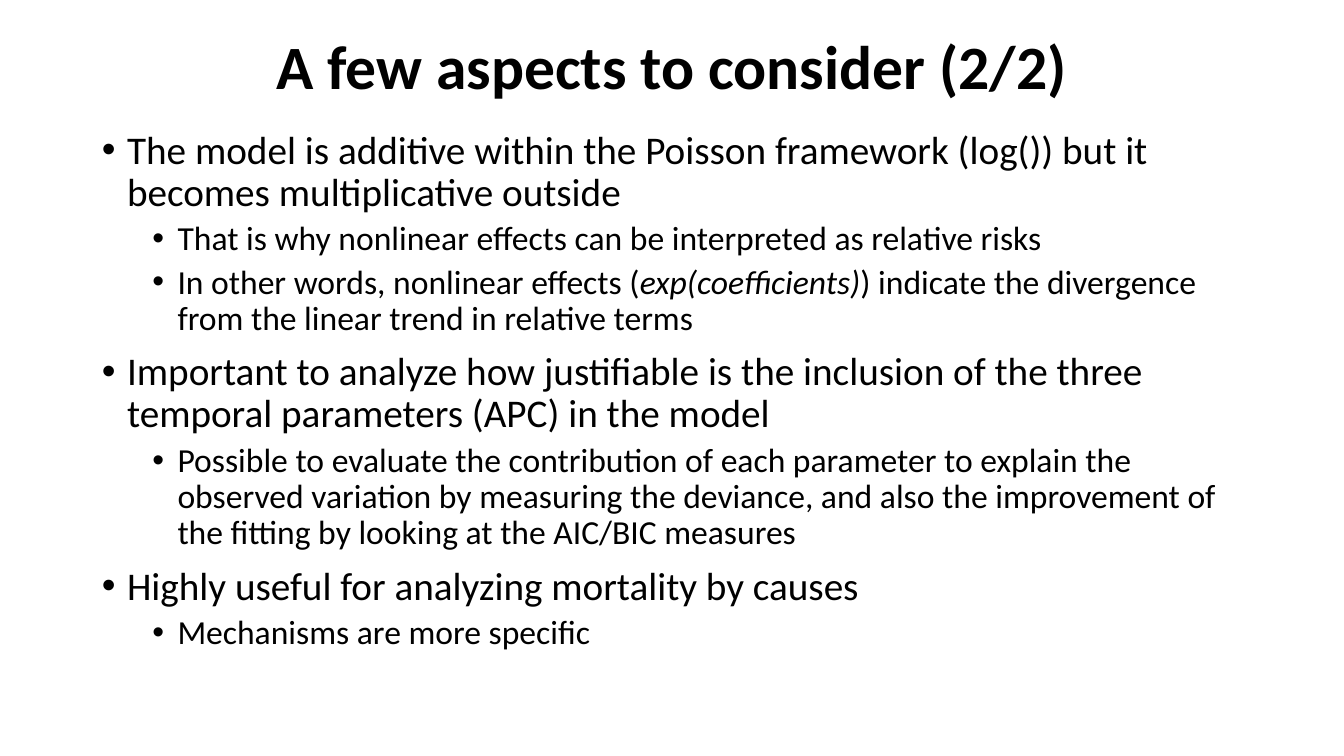
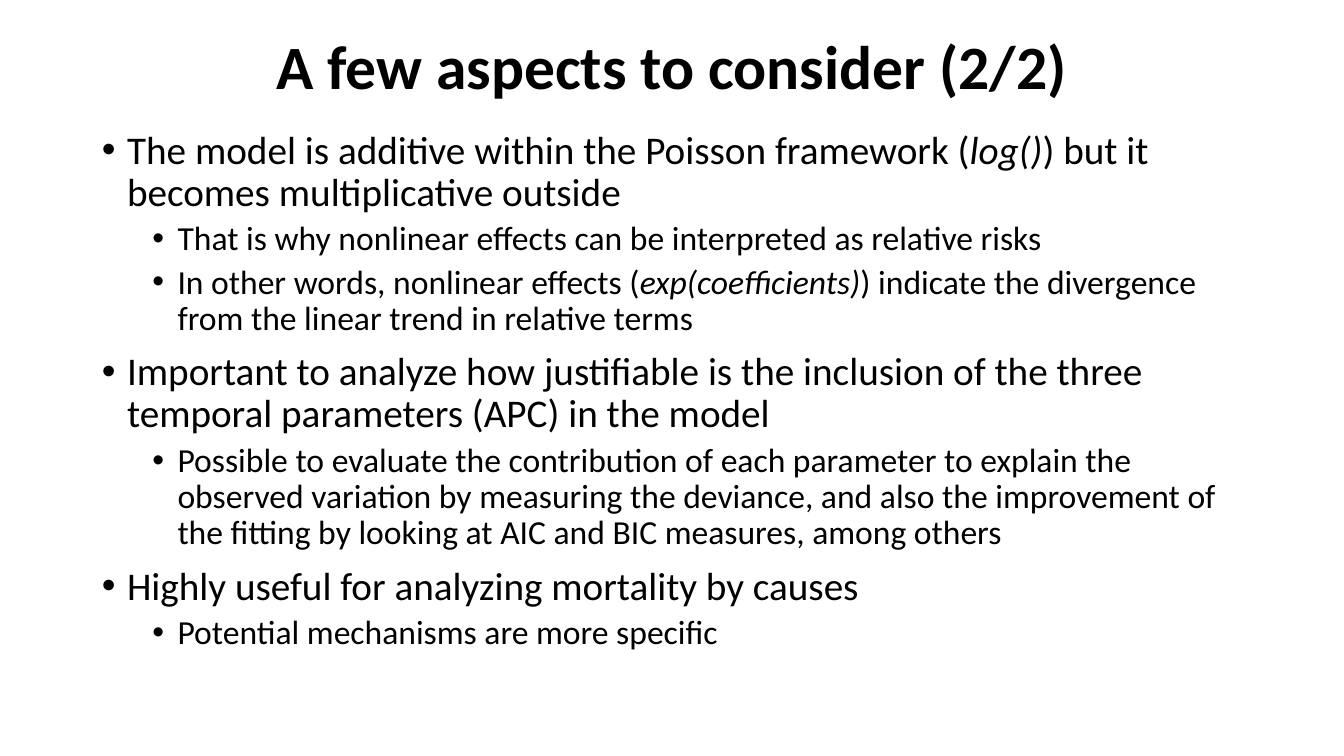
Before and after one commit to kikeacosta/edsd23_apc, a slide deck: slide 21 of slides/03_statistical_APC.pptx (slide 19 before the commit). Drawn at 1344x756 pixels with LibreOffice and Linux fonts; fonts in the diff are those of the drawing. Boxes give left, top, right and bottom in pixels: in the first picture for what was removed or moved away, otherwise in the second. Text is boxed around its words. In the diff, an @@ line names an element or a change of style, - is before the commit and + after.

```diff
--- a/slides/03_statistical_APC.pptx
+++ b/slides/03_statistical_APC.pptx
@@ text at (x1=127, y1=135, x2=1148, y2=213): italic on in "(log())" @@
@@ text at (x1=178, y1=448, x2=1216, y2=550): text changed @@
-  • Possible to evaluate the contribution of each parameter to explain the observed variation by measuring the deviance, and also the improvement of the fitting by looking at the AIC/BIC measures
+  • Possible to evaluate the contribution of each parameter to explain the observed variation by measuring the deviance, and also the improvement of the fitting by looking at AIC and BIC measures, among others
@@ text at (x1=178, y1=620, x2=717, y2=650): text changed @@
-  • Mechanisms are more specific
+  • Potential mechanisms are more specific
```
Also in this commit, not shown: 4 other slides changed, 3 slides added, 2 other files.
